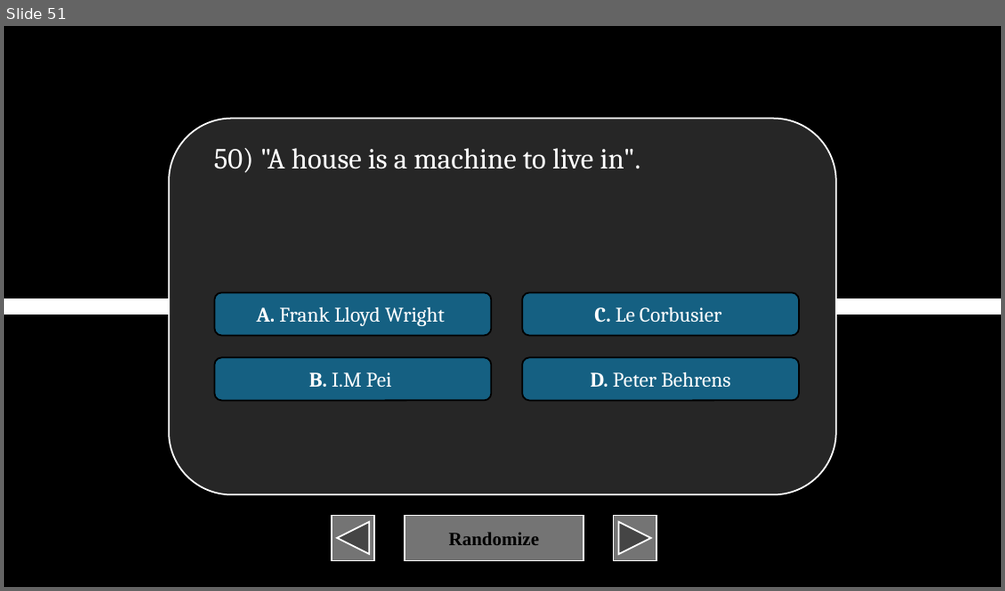
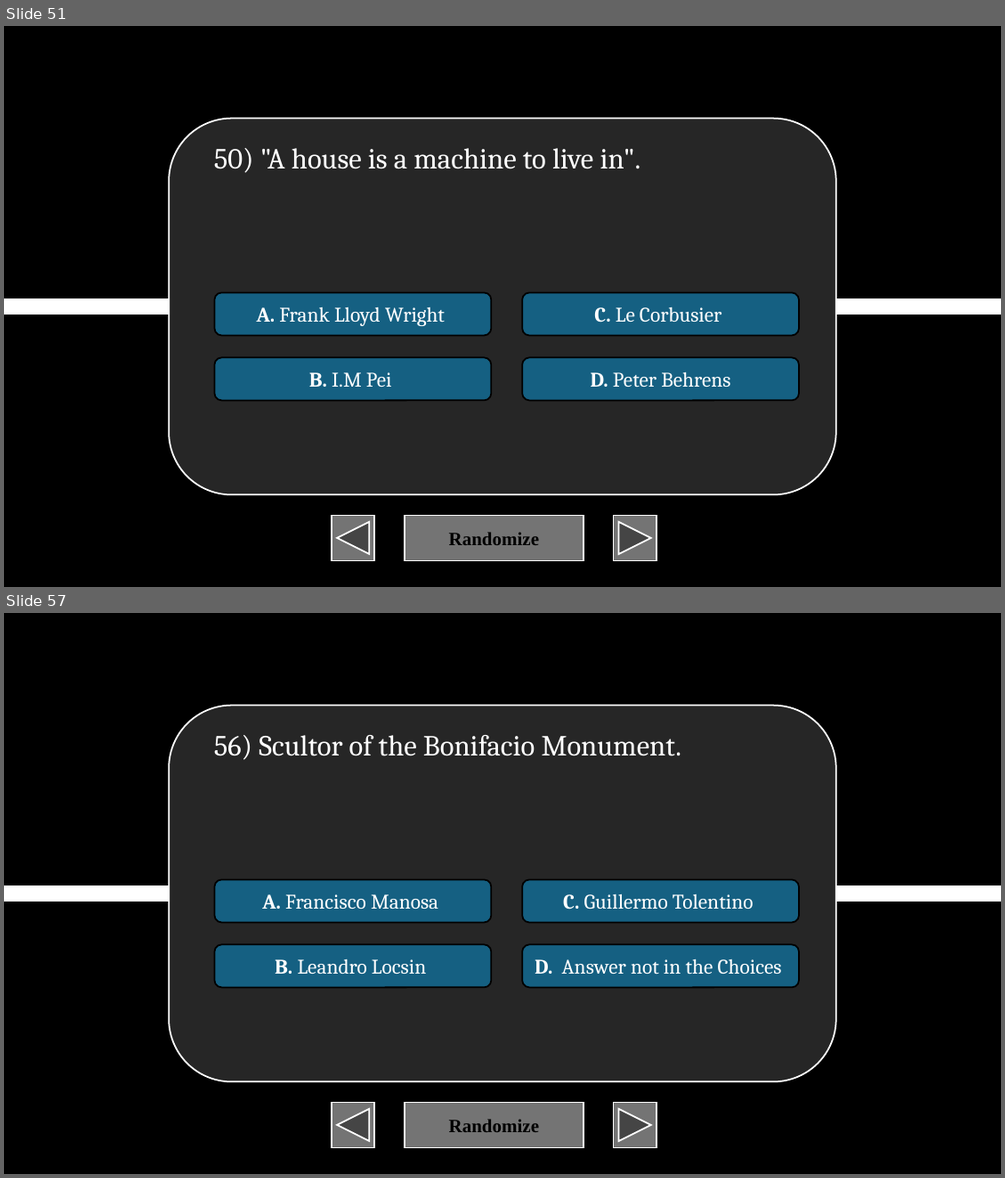
Before and after one commit to XIvanSolomonX/Archi-Reviewer, a slide deck: TOA.pptm. Shown one above the other, each under a label of ours: slide 51 before the commit, slides 51 and 57 after it; the slides between them are not shown. The pictures are 1005x591 and 1005x1178 pixels, drawn with LibreOffice and Linux fonts; fonts in the diff are those of the drawing. Boxes give left, top, right and bottom in pixels: in the first picture for what was removed or moved away, otherwise in the second. Text is boxed around its words. In the diff, an @@ line names an element or a change of style, - is before the commit and + after.

```diff
--- a/TOA.pptm
+++ b/TOA.pptm
@@ slide 57 added at box(4, 613, 1001, 1174), background #000000 @@
@@ rounded rectangle added at box(169, 705, 835, 1081), fill #262626, outline #FFFFFF 1.5 pt @@
@@ text added at box(214, 735, 682, 760), 28 pt, text #FFFFFF @@
+56) Scultor of the Bonifacio Monument.
@@ rounded rectangle added at box(215, 879, 492, 922), fill #156082, outline #000000 1.5 pt, 20 pt, text #FFFFFF @@
+A. Francisco Manosa
@@ rounded rectangle added at box(522, 879, 799, 922), fill #156082, outline #000000 1.5 pt, 20 pt, text #FFFFFF @@
+C. Guillermo Tolentino
@@ line added from (4, 893) to (1001, 893), #FFFFFF 16 pt @@
@@ rounded rectangle added at box(215, 944, 492, 987), fill #156082, outline #000000 1.5 pt, 20 pt, text #FFFFFF @@
+B. Leandro Locsin
@@ rounded rectangle added at box(522, 944, 799, 987), fill #156082, outline #000000 1.5 pt, 20 pt, text #FFFFFF @@
+D. Answer not in the Choices
@@ action button back previous added at box(332, 1102, 374, 1148), fill #747474, outline #FFFFFF 1.5 pt @@
@@ action button blank added at box(404, 1102, 583, 1148), fill #747474, outline #FFFFFF 1.5 pt, 18 pt, text #000000, bold @@
+Randomize
@@ action button forward next added at box(614, 1102, 656, 1148), fill #747474, outline #FFFFFF 1.5 pt @@
```
Also in this commit, not shown: 1 slide changed, 49 other slides added, 1 other file.
